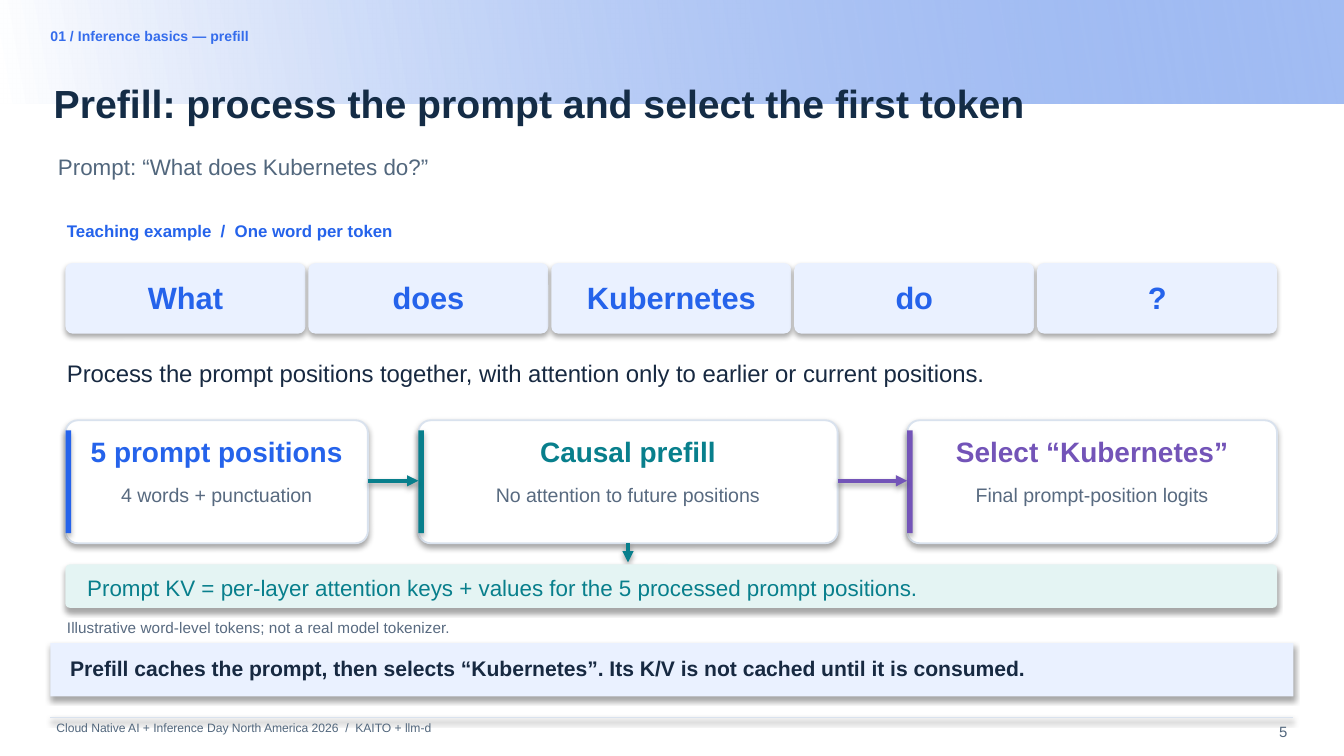
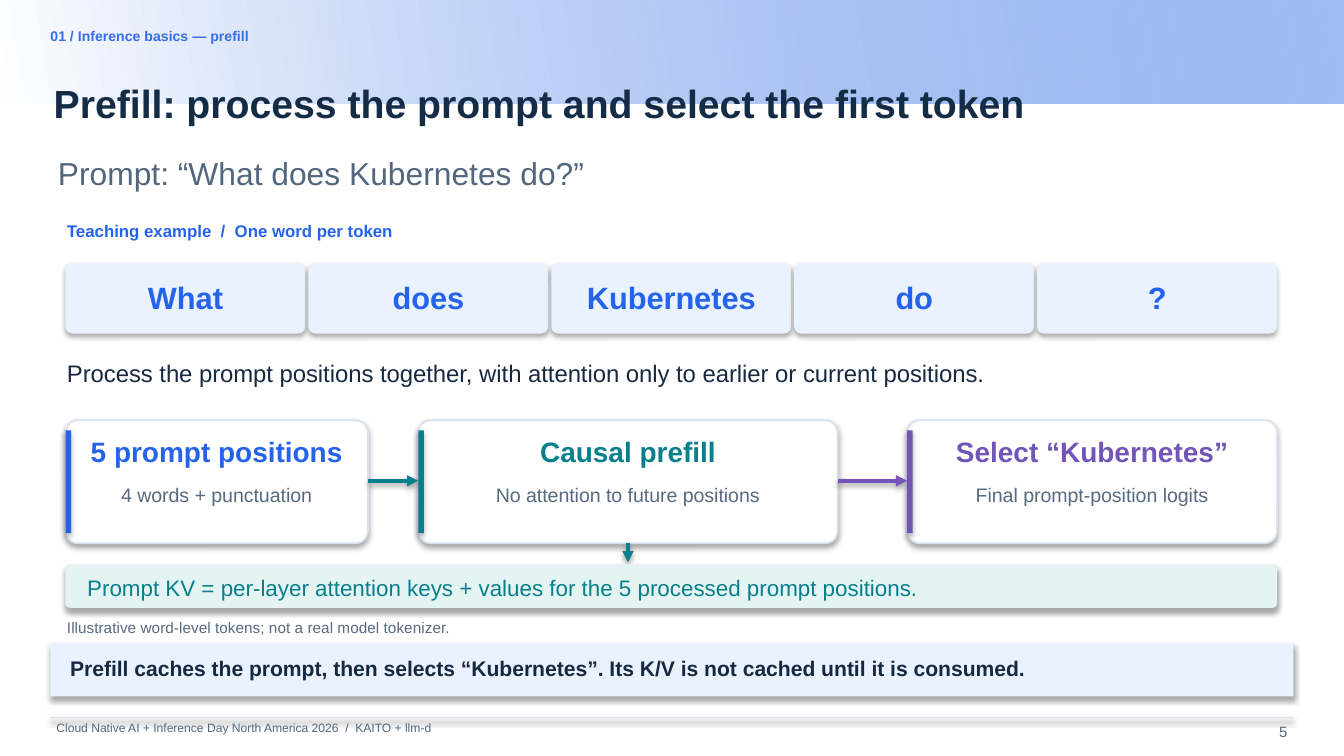
Before and after one commit to andyzhangx/demo, a slide deck: slide 5 of llm/pd-disaggregation/kubecon-na-2026-pd-disaggregation-kaito-llmd.pptx. Drawn at 1344x756 pixels with LibreOffice and Linux fonts; fonts in the diff are those of the drawing; background and template pictures are left out. Boxes give left, top, right and bottom in pixels: in the first picture for what was removed or moved away, otherwise in the second. Text is boxed around its words. In the diff, an @@ line names an element or a change of style, - is before the commit and + after.

```diff
--- a/llm/pd-disaggregation/kubecon-na-2026-pd-disaggregation-kaito-llmd.pptx
+++ b/llm/pd-disaggregation/kubecon-na-2026-pd-disaggregation-kaito-llmd.pptx
@@ text "Prompt: “What does Kubernetes do?”" at box(58, 162, 584, 190): size 12 to 17 pt @@
```
